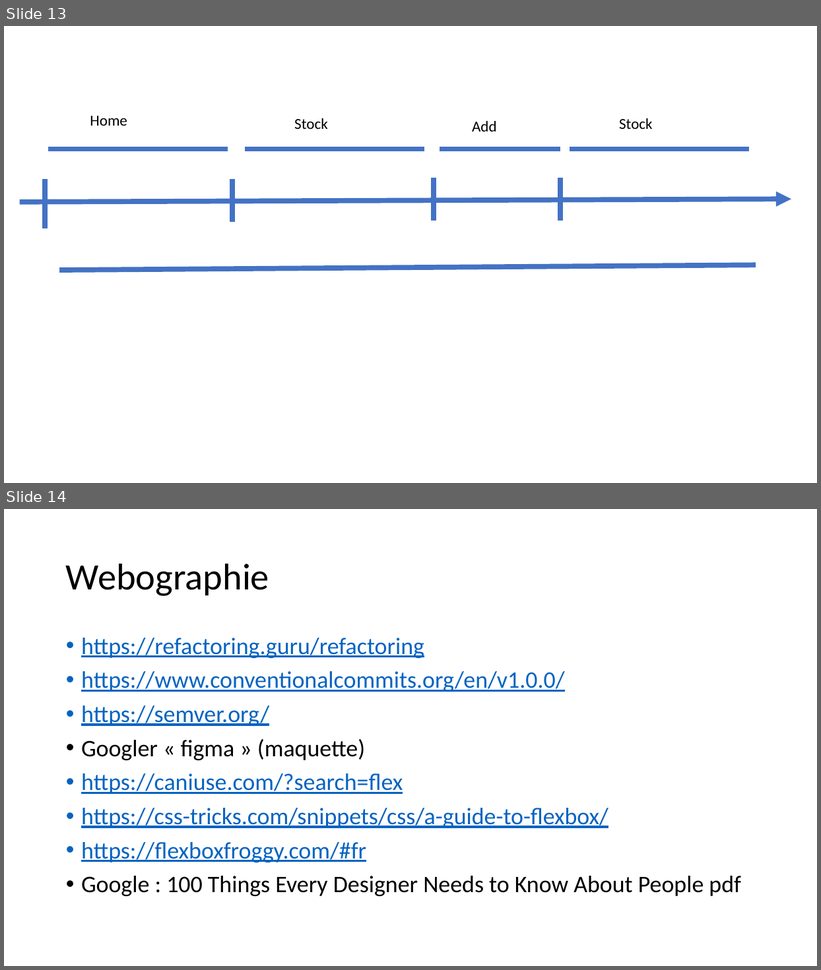
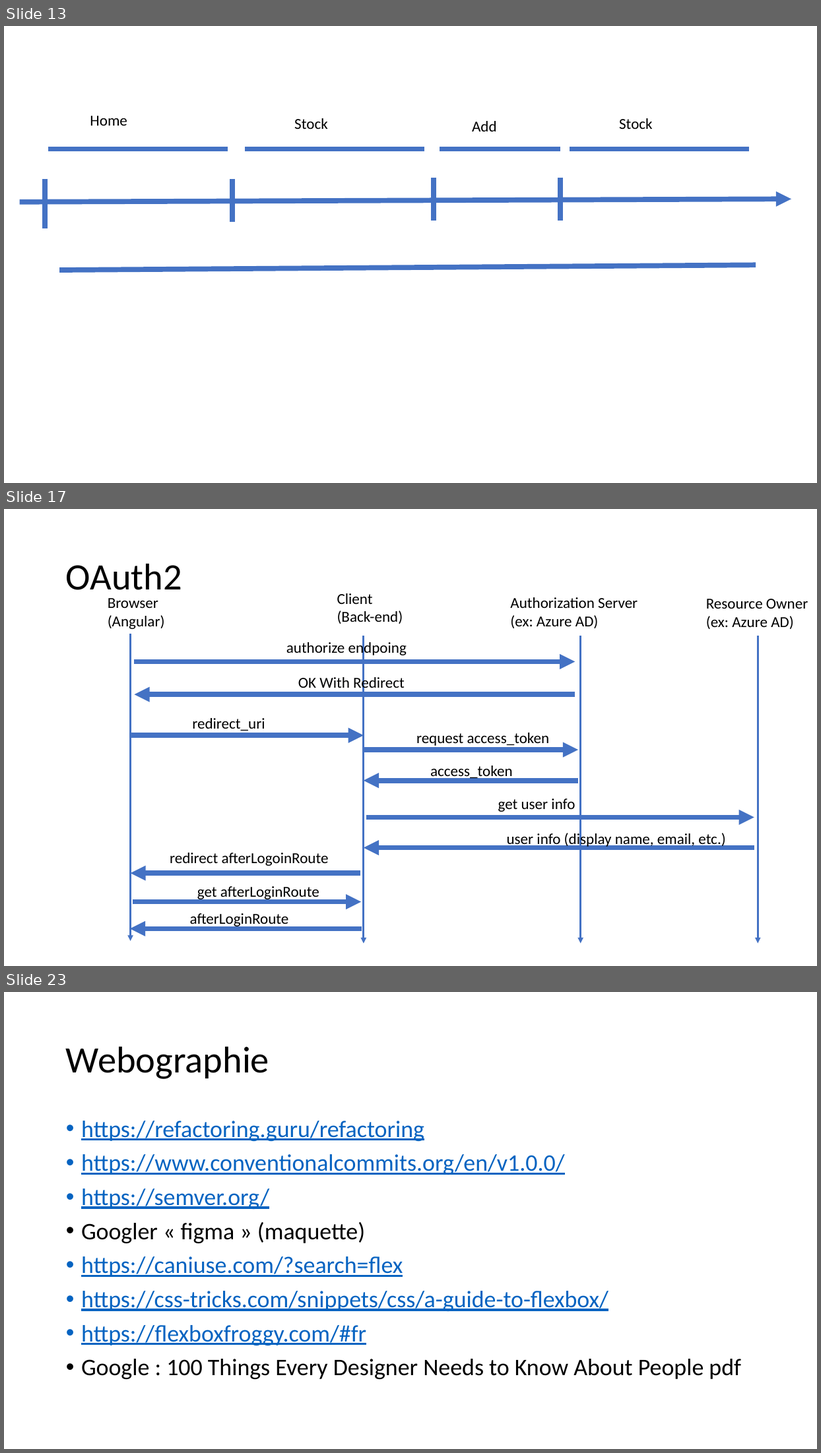
Before and after one commit to jlg-formation/fuj-juillet-2020, a slide deck: notes.pptx. Shown one above the other, each under a label of ours: slides 13 and 14 before the commit, slides 13, 17 and 23 after it; the slides between them are not shown. The pictures are 821x970 and 821x1453 pixels, drawn with LibreOffice and Linux fonts; fonts in the diff are those of the drawing. Boxes give left, top, right and bottom in pixels: in the first picture for what was removed or moved away, otherwise in the second. Text is boxed around its words. In the diff, an @@ line names an element or a change of style, - is before the commit and + after.

```diff
--- a/notes.pptx
+++ b/notes.pptx
@@ slide 17 added at [4, 509, 817, 966], background #FFFFFF @@
@@ title added at [66, 563, 182, 590], 44 pt, text #000000 @@
+OAuth2
@@ text added at [108, 598, 165, 629], 18 pt, text #000000 @@
+Browser
+(Angular)
@@ text added at [337, 593, 403, 624], 18 pt, text #000000 @@
+Client
+(Back-end)
@@ text added at [510, 597, 638, 628], 18 pt, text #000000 @@
+Authorization Server
+(ex: Azure AD)
@@ text added at [706, 599, 808, 629], 18 pt, text #000000 @@
+Resource Owner
+(ex: Azure AD)
@@ arrow added from (130, 634) to (130, 941), #4472C4 2.25 pt @@
@@ text added at [286, 640, 407, 657], 18 pt, text #000000 @@
+authorize endpoing
@@ arrow added from (364, 636) to (364, 944), #4472C4 2.25 pt @@
@@ arrow added from (581, 636) to (581, 944), #4472C4 2.25 pt @@
@@ arrow added from (758, 636) to (758, 944), #4472C4 2.25 pt @@
@@ arrow added from (135, 661) to (576, 661), #4472C4 6 pt @@
@@ text added at [298, 675, 405, 692], 18 pt, text #000000 @@
+OK With Redirect
@@ arrow added from (576, 694) to (135, 694), #4472C4 6 pt @@
@@ text added at [192, 718, 265, 733], 18 pt, text #000000 @@
+redirect_uri
@@ arrow added from (130, 736) to (364, 736), #4472C4 6 pt @@
@@ text added at [416, 733, 550, 748], 18 pt, text #000000 @@
+request access_token
@@ arrow added from (364, 750) to (579, 750), #4472C4 6 pt @@
@@ text added at [430, 766, 513, 780], 18 pt, text #000000 @@
+access_token
@@ arrow added from (579, 781) to (364, 781), #4472C4 6 pt @@
@@ text added at [498, 799, 575, 812], 18 pt, text #000000 @@
+get user info
@@ arrow added from (366, 818) to (754, 818), #4472C4 6 pt @@
@@ text added at [507, 831, 725, 848], 18 pt, text #000000 @@
+user info (display name, email, etc.)
@@ text added at [170, 853, 329, 866], 18 pt, text #000000 @@
+redirect afterLogoinRoute
@@ arrow added from (754, 848) to (364, 848), #4472C4 6 pt @@
@@ arrow added from (360, 874) to (130, 874), #4472C4 6 pt @@
@@ arrow added from (133, 902) to (362, 902), #4472C4 6 pt @@
@@ text added at [197, 887, 319, 902], 18 pt, text #000000 @@
+get afterLoginRoute
@@ text added at [190, 914, 289, 928], 18 pt, text #000000 @@
+afterLoginRoute
@@ arrow added from (362, 929) to (130, 929), #4472C4 6 pt @@
@@ what was slide 14 is now slide 23 @@
```
Also in this commit, not shown: 1 slide changed, 8 other slides added.
